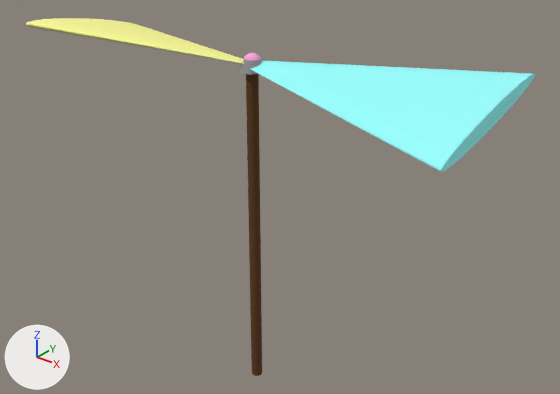
The glTF model helicopter.gltf as it was, and as the next commit left it.
Rendered twice from a camera (50 mm lens) standing at (1.159, -1.346, 0.513) and looking at (0.031, 0.065, -0.362). The axes (+X, +Y, +Z) are drawn at lower left. The lights are the same throughout. Where no turn or scale is listed for an object, it has been applied to the vertices. Vertices at the same position are counted once.

In view in the first picture: 'Hub', 'Sphere', 'prop3', 'props2', 'shaft'.
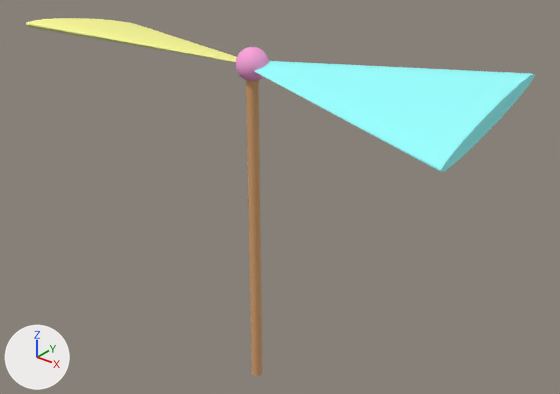
Diff of the bpy script that builds the scene:
```diff
--- a/helicopter.gltf.py
+++ b/helicopter.gltf.py
@@ mat_material_3 @@
 mat_material_3 = principled_material('Material_3')
-mat_material_3.base_color = (0.305, 0.305, 0.305)  # grey #969696
+mat_material_3.base_color = (0.701, 0.371, 0.165)  # beige #daa471
 mat_material_3.roughness = 1.0
@@ me_mesh_2 @@
 me_mesh_2.from_pydata(...)  # 528 vertices, 960 faces; spans x -0.022..0.022, y -0.022..0.022, z -0.022..0.022
 # used by ob_sphere; location = (0.0, 0.0, 0.004)
+# me_mesh_2 part 1: the whole mesh is scaled about its middle by 1.82
 me_mesh_2.materials.append(mat_material_2)
@@ me_mesh_4 @@
 me_mesh_4.from_pydata(...)  # 68 vertices, 128 faces; spans x -0.015..0.015, y -0.015..0.015, z -0.45..0.45
-me_mesh_4.materials.append(mat_material_4)  # brown #5d3918
+me_mesh_4.materials.append(mat_material_3)  # beige #daa471
@@ ob_sphere @@
 ob_sphere = bpy.data.objects.new('Sphere', me_mesh_2)
-ob_sphere.location = (0.0, 0.0, 0.004)
+ob_sphere.location = (0.0, 0.0, -0.001)
@@ ob_hub @@
-ob_hub = bpy.data.objects.new('Hub', me_mesh_3)
-ob_hub.location = (0.0, 0.0, -0.001)
```

Where the change shows, as pixel boxes (x1, y1, x2, y2) in the pictures (560 x 394 px):
'shaft', recoloured
    both: (246, 74, 262, 376)
'Sphere', mesh rescaled, moved
    before: (244, 53, 261, 61)
    after: (235, 47, 269, 81)
'Hub', deleted
    before: (240, 59, 262, 74)
